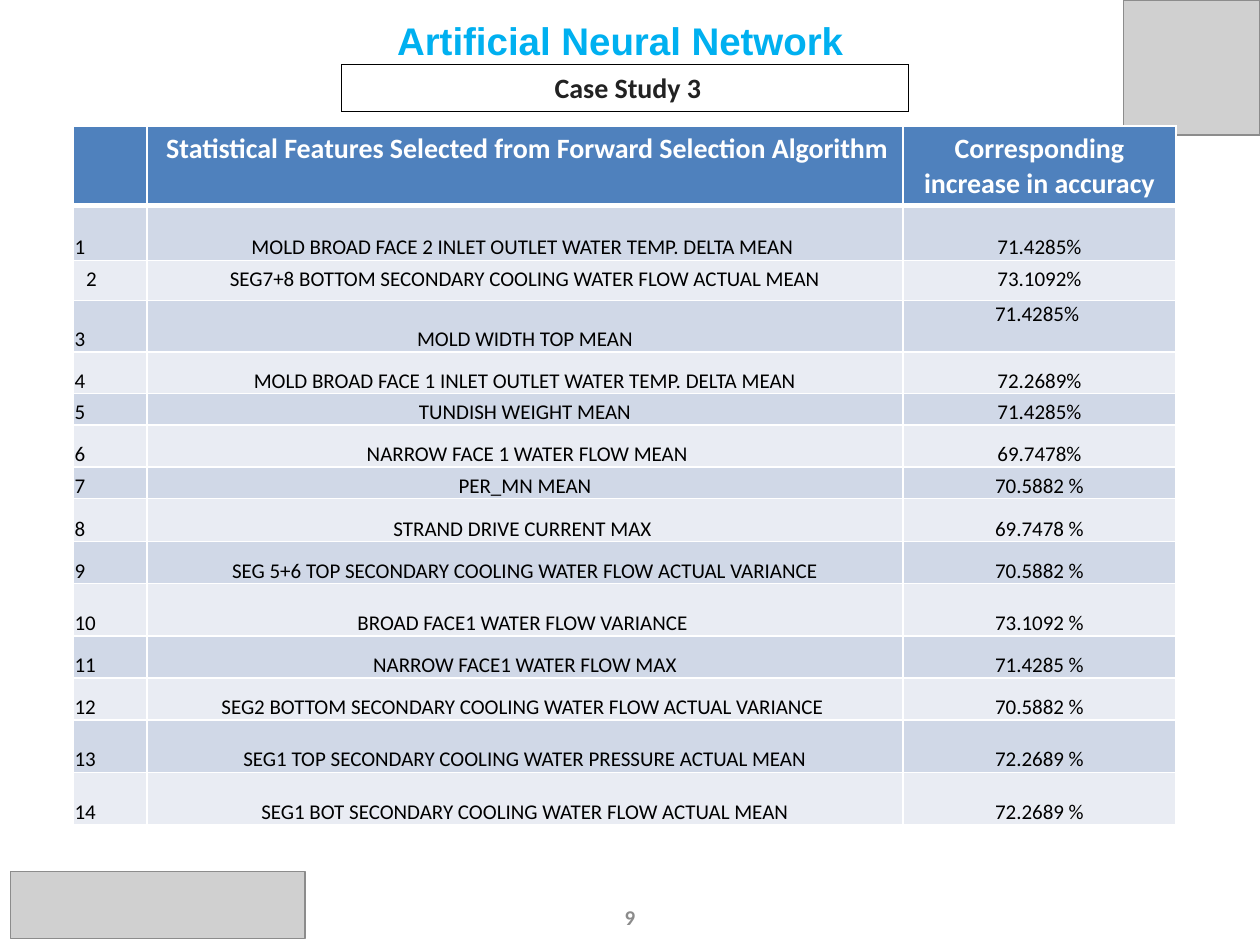
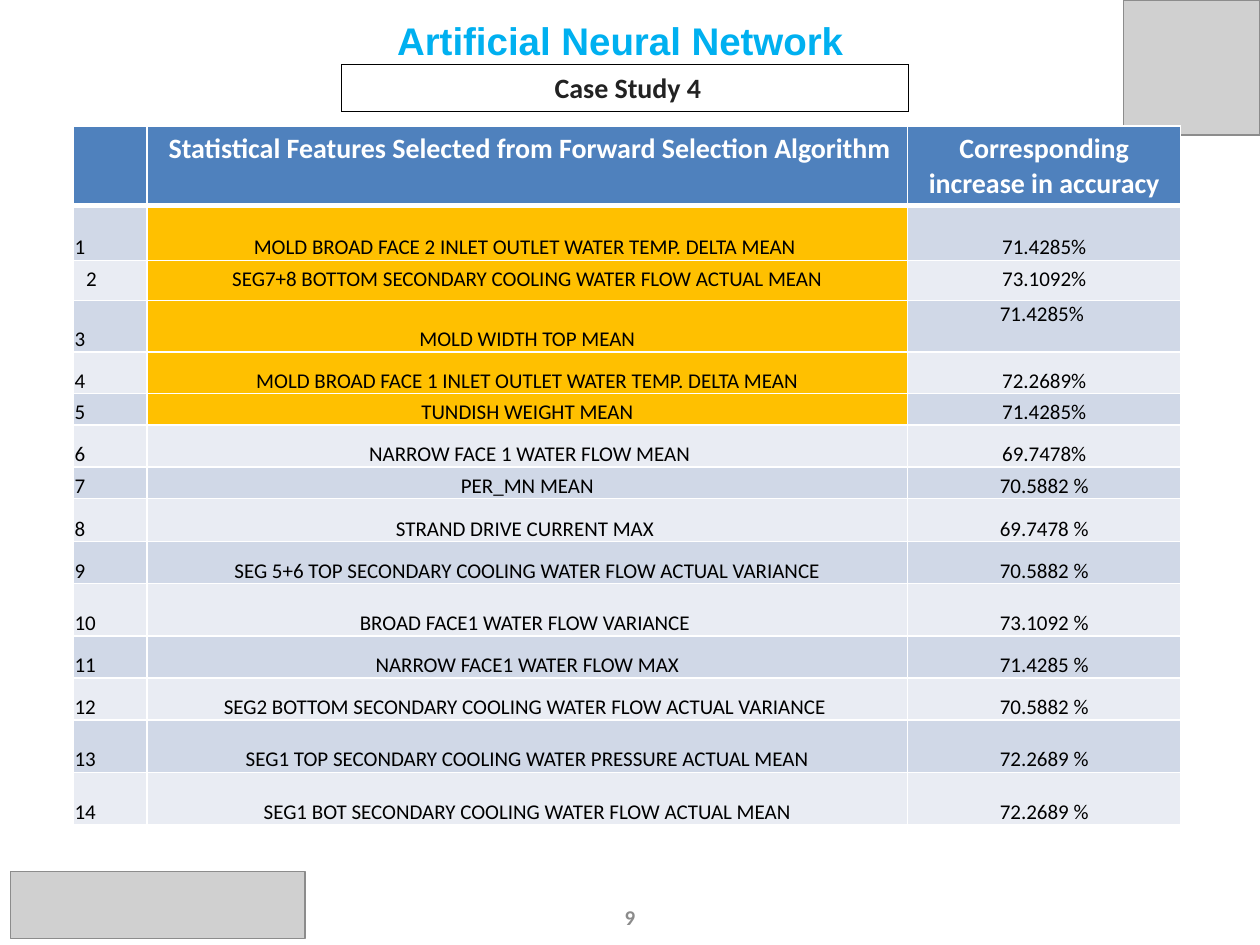
Before and after one commit to Subhigupta/Forward-Feature-Selection-Algorithm-on-AMNS-Data, a slide deck: slide 9 of ANN Update Slides June FFSA Updated.pptx. Drawn at 1260x945 pixels with LibreOffice and Linux fonts; fonts in the diff are those of the drawing; grey boxes stand for pictures. Boxes give left, top, right and bottom in pixels: in the first picture for what was removed or moved away, otherwise in the second. Text is boxed around its words. In the diff, an @@ line names an element or a change of style, - is before the commit and + after.

```diff
--- a/ANN Update Slides June FFSA Updated.pptx
+++ b/ANN Update Slides June FFSA Updated.pptx
@@ text in rectangle at (x1=555, y1=78, x2=701, y2=103): text changed @@
-Case Study 3
+Case Study 4
@@ table at (x1=73, y1=126, x2=1181, y2=825) @@
@@ fill #D0D8E8 to #FFC000 in 3 cells @@
@@ fill #E9EDF4 to #FFC000 in 2 cells @@
@@ table resized from (x1=73, y1=126, x2=1176, y2=825) to (x1=73, y1=126, x2=1181, y2=825) @@
```
Also in this commit, not shown: 6 other slides changed, 4 slides added, 29 other files.
